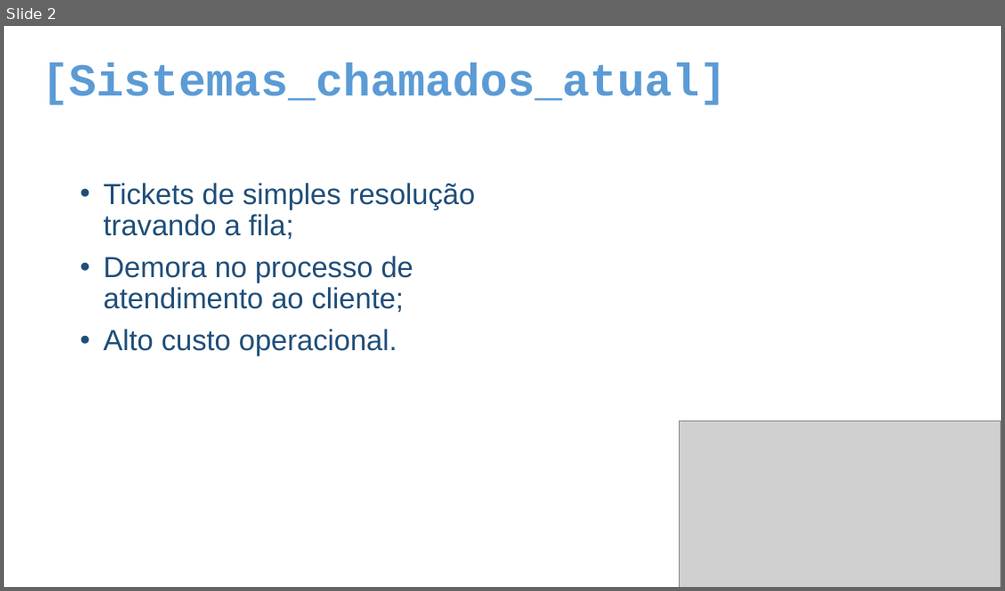
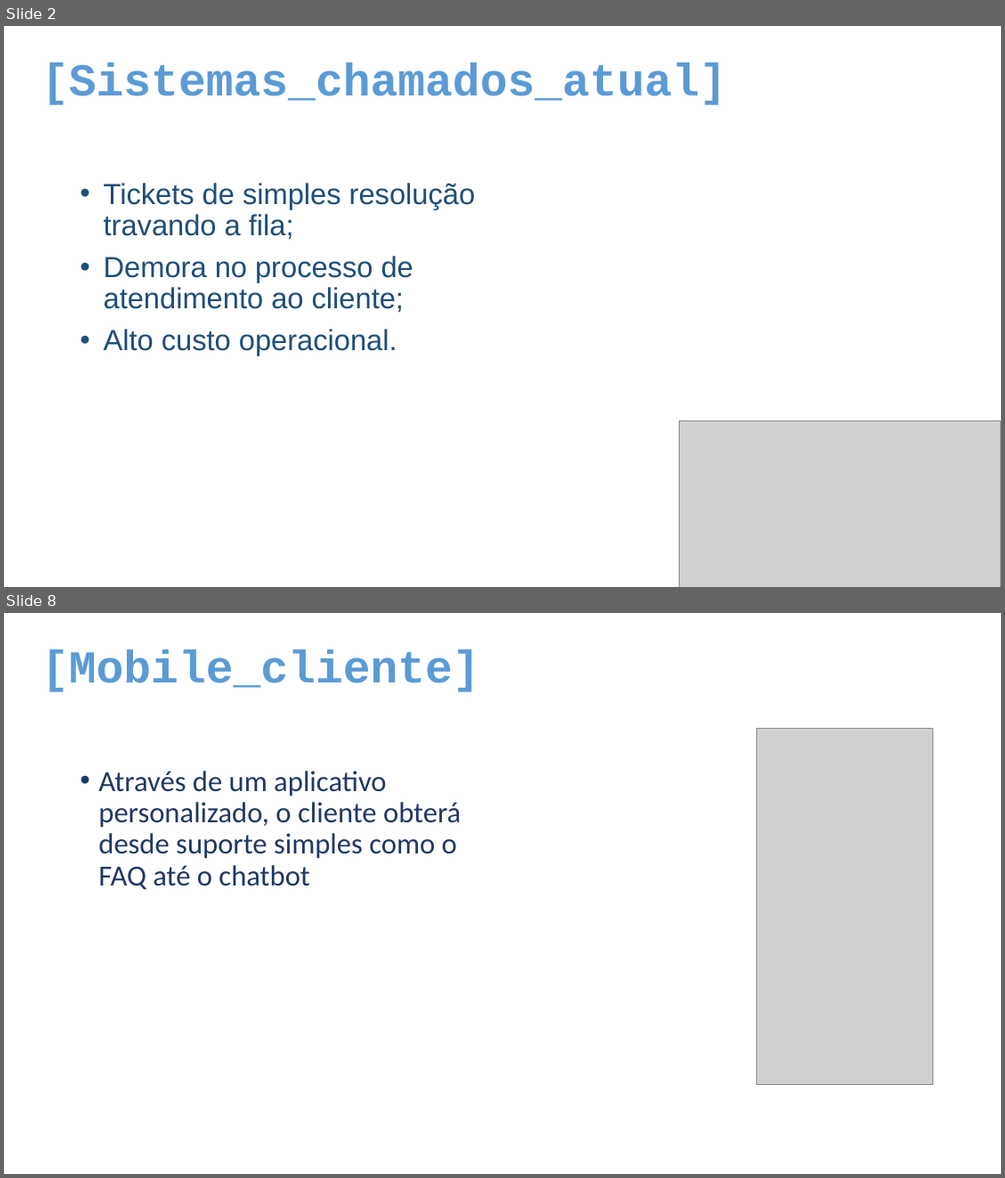
Before and after one commit to csportore-iot-senai/hackathon-febweb, a slide deck: ava-g4-hackathon-2.0.pptx. Shown one above the other, each under a label of ours: slide 2 before the commit, slides 2 and 8 after it; the slides between them are not shown. The pictures are 1005x591 and 1005x1178 pixels, drawn with LibreOffice and Linux fonts; fonts in the diff are those of the drawing; grey boxes stand for pictures; background and template pictures are left out. Boxes give left, top, right and bottom in pixels: in the first picture for what was removed or moved away, otherwise in the second. Text is boxed around its words. In the diff, an @@ line names an element or a change of style, - is before the commit and + after.

```diff
--- a/ava-g4-hackathon-2.0.pptx
+++ b/ava-g4-hackathon-2.0.pptx
@@ slide 8 added at <box>4,613,1001,1174</box>, background picture (left out) @@
@@ text added at <box>41,649,480,692</box>, 44 pt, text #5B9BD5, bold @@
+[Mobile_cliente]
@@ picture added at <box>757,728,933,1084</box> @@
@@ text added at <box>98,771,461,890</box>, 28 pt, text #203864 @@
+• Através de um aplicativo personalizado, o cliente obterá desde suporte simples como o FAQ até o chatbot
```
Also in this commit, not shown: 1 slide changed, 5 other slides added, 7 slides removed.
